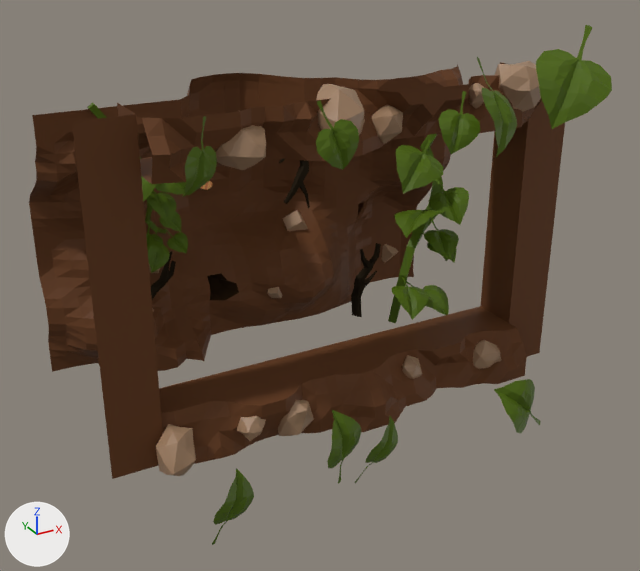
One commit to the Blender file Assets/Models/Background.blend: the scene before it, then after it.
One viewpoint serves both versions: a 50 mm camera at (-16.2, -35.8, 13.2) aimed at (0.5, -5.4, -2.0). The axes (+X, +Y, +Z) are drawn at lower left. The lights are the same throughout.
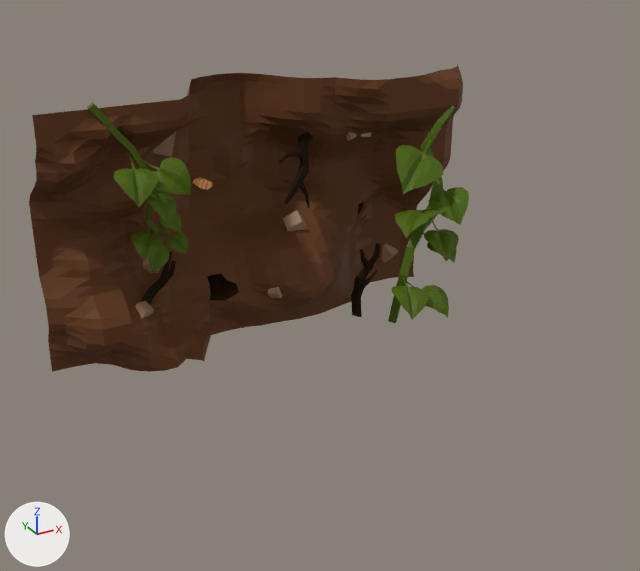
Changed parts and their boxes [x1, y1, x2, y2] in the pictures (640 x 571 px):
'Cube.032', deleted (brown): before [159, 306, 527, 464]
'Cube.031', deleted (brown): before [72, 103, 163, 479]
'Cube.030', deleted (brown): before [481, 62, 565, 356]
'Cube.029', deleted (brown): before [140, 75, 542, 184]
'Cube.037', deleted (green): before [536, 25, 612, 129]
'Icosphere.008', deleted (brown): before [495, 61, 541, 112]
'Icosphere.004', deleted (brown): before [156, 424, 196, 476]
'Cube.040', deleted (green): before [316, 100, 359, 170]
'Icosphere.005', deleted (brown): before [216, 125, 266, 170]
'Icosphere.006', deleted (brown): before [316, 84, 365, 135]
'Cube.039', deleted (green): before [438, 91, 481, 154]
'Cube.033', deleted (green): before [494, 379, 541, 434]
'Cube.038', deleted (green): before [477, 57, 517, 157]
'Cube.041', deleted (green): before [182, 116, 217, 197]
'Cube.035', deleted (green): before [327, 410, 361, 484]
'Cube.036', deleted (green): before [212, 468, 254, 545]
'Icosphere.002', deleted (brown): before [278, 400, 314, 436]
'Icosphere.007', deleted (brown): before [371, 105, 403, 144]
'Cube.034', deleted (green): before [354, 415, 398, 483]
'Icosphere', deleted (brown): before [473, 340, 501, 369]
'Icosphere.003', deleted (brown): before [237, 416, 266, 441]
'Icosphere.001', deleted: before [402, 355, 422, 379]
'Icosphere.009', deleted: before [469, 83, 484, 109]

The change, as a diff of the scene's bpy script:
```diff
--- a/Assets/Models/Background.blend.py
+++ b/Assets/Models/Background.blend.py
@@ ob_cube_029 @@
-ob_cube_029 = bpy.data.objects.new('Cube.029', me_cube_030)
@@ ob_cube_030 @@
-ob_cube_030 = bpy.data.objects.new('Cube.030', me_cube_031)
@@ ob_cube_031 @@
-ob_cube_031 = bpy.data.objects.new('Cube.031', me_cube_032)
@@ ob_cube_032 @@
-ob_cube_032 = bpy.data.objects.new('Cube.032', me_cube_033)
@@ ob_icosphere @@
-ob_icosphere = bpy.data.objects.new('Icosphere', me_icosphere)
@@ ob_icosphere_001 @@
-ob_icosphere_001 = bpy.data.objects.new('Icosphere.001', me_icosphere_001)
@@ ob_icosphere_002 @@
-ob_icosphere_002 = bpy.data.objects.new('Icosphere.002', me_icosphere_002)
@@ ob_icosphere_003 @@
-ob_icosphere_003 = bpy.data.objects.new('Icosphere.003', me_icosphere_003)
@@ ob_icosphere_004 @@
-ob_icosphere_004 = bpy.data.objects.new('Icosphere.004', me_icosphere_004)
@@ ob_cube_033 @@
-ob_cube_033 = bpy.data.objects.new('Cube.033', me_cube_035)
@@ ob_cube_034 @@
-ob_cube_034 = bpy.data.objects.new('Cube.034', me_cube_036)
@@ ob_cube_035 @@
-ob_cube_035 = bpy.data.objects.new('Cube.035', me_cube_037)
@@ ob_cube_036 @@
-ob_cube_036 = bpy.data.objects.new('Cube.036', me_cube_038)
@@ ob_icosphere_005 @@
-ob_icosphere_005 = bpy.data.objects.new('Icosphere.005', me_icosphere_005)
@@ ob_icosphere_006 @@
-ob_icosphere_006 = bpy.data.objects.new('Icosphere.006', me_icosphere_006)
@@ ob_icosphere_007 @@
-ob_icosphere_007 = bpy.data.objects.new('Icosphere.007', me_icosphere_007)
@@ ob_icosphere_008 @@
-ob_icosphere_008 = bpy.data.objects.new('Icosphere.008', me_icosphere_008)
@@ ob_icosphere_009 @@
-ob_icosphere_009 = bpy.data.objects.new('Icosphere.009', me_icosphere_009)
@@ ob_cube_037 @@
-ob_cube_037 = bpy.data.objects.new('Cube.037', me_cube_039)
@@ ob_cube_038 @@
-ob_cube_038 = bpy.data.objects.new('Cube.038', me_cube_040)
@@ ob_cube_039 @@
-ob_cube_039 = bpy.data.objects.new('Cube.039', me_cube_041)
@@ ob_cube_040 @@
-ob_cube_040 = bpy.data.objects.new('Cube.040', me_cube_042)
@@ ob_cube_041 @@
-ob_cube_041 = bpy.data.objects.new('Cube.041', me_cube_043)
```
